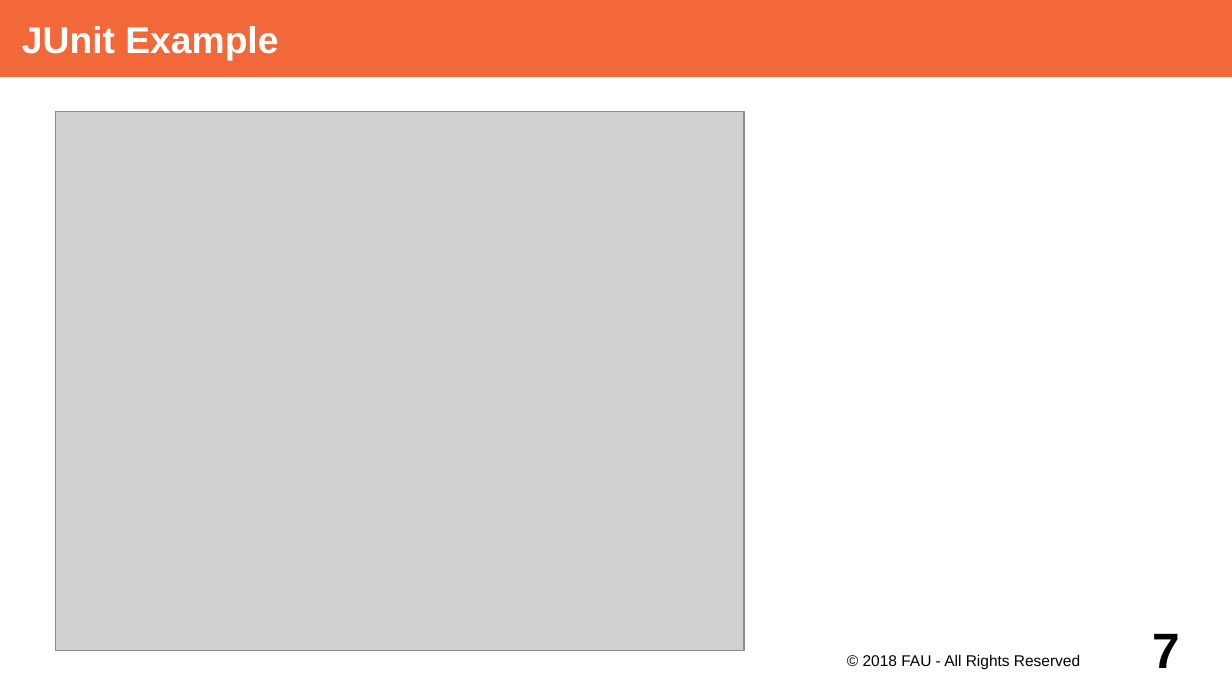
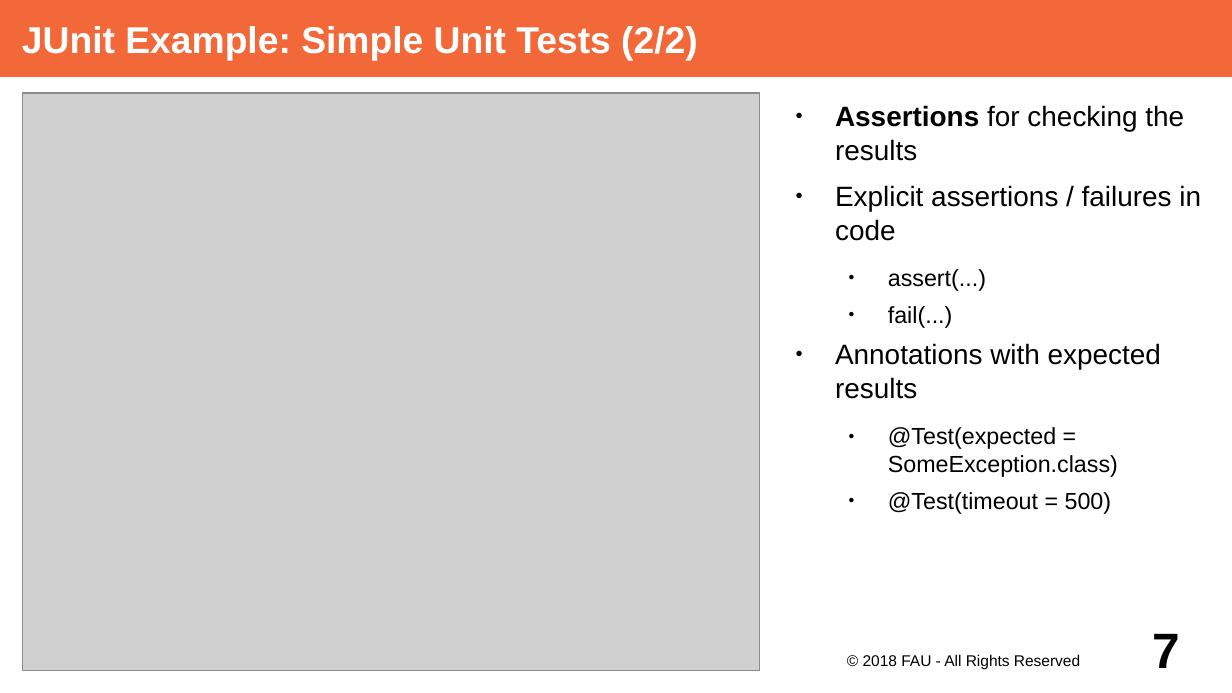
Before and after one commit to dirkriehle/adap-course, a slide deck: slide 7 of Lecture Slides/ADAP B02- Unit Testing with JUnit.odp. Drawn at 1232x693 pixels with LibreOffice and Linux fonts; fonts in the diff are those of the drawing; grey boxes stand for pictures. Boxes give left, top, right and bottom in pixels: in the first picture for what was removed or moved away, otherwise in the second. Text is boxed around its words. In the diff, an @@ line names an element or a change of style, - is before the commit and + after.

Commit message:
Static setup and teardown with JUnit

```diff
--- a/Lecture Slides/ADAP B02- Unit Testing with JUnit.odp
+++ b/Lecture Slides/ADAP B02- Unit Testing with JUnit.odp
@@ title at [22, 26, 698, 61]: text changed @@
-JUnit Example
+JUnit Example: Simple Unit Tests (2/2)
@@ picture: place and size @@
-picture at [56, 112, 745, 651]
+picture at [22, 93, 760, 671]
@@ text added at [835, 105, 1201, 514], 18 pt, text #000000 @@
+● Assertions for checking the results
+● Explicit assertions / failures in code
+  ● assert(...)
+  ● fail(...)
+● Annotations with expected results
+  ● @Test(expected = SomeException.class)
+  ● @Test(timeout = 500)
```
Also in this commit, not shown: 7 other slides changed, 1 slide removed, 3 other files.
